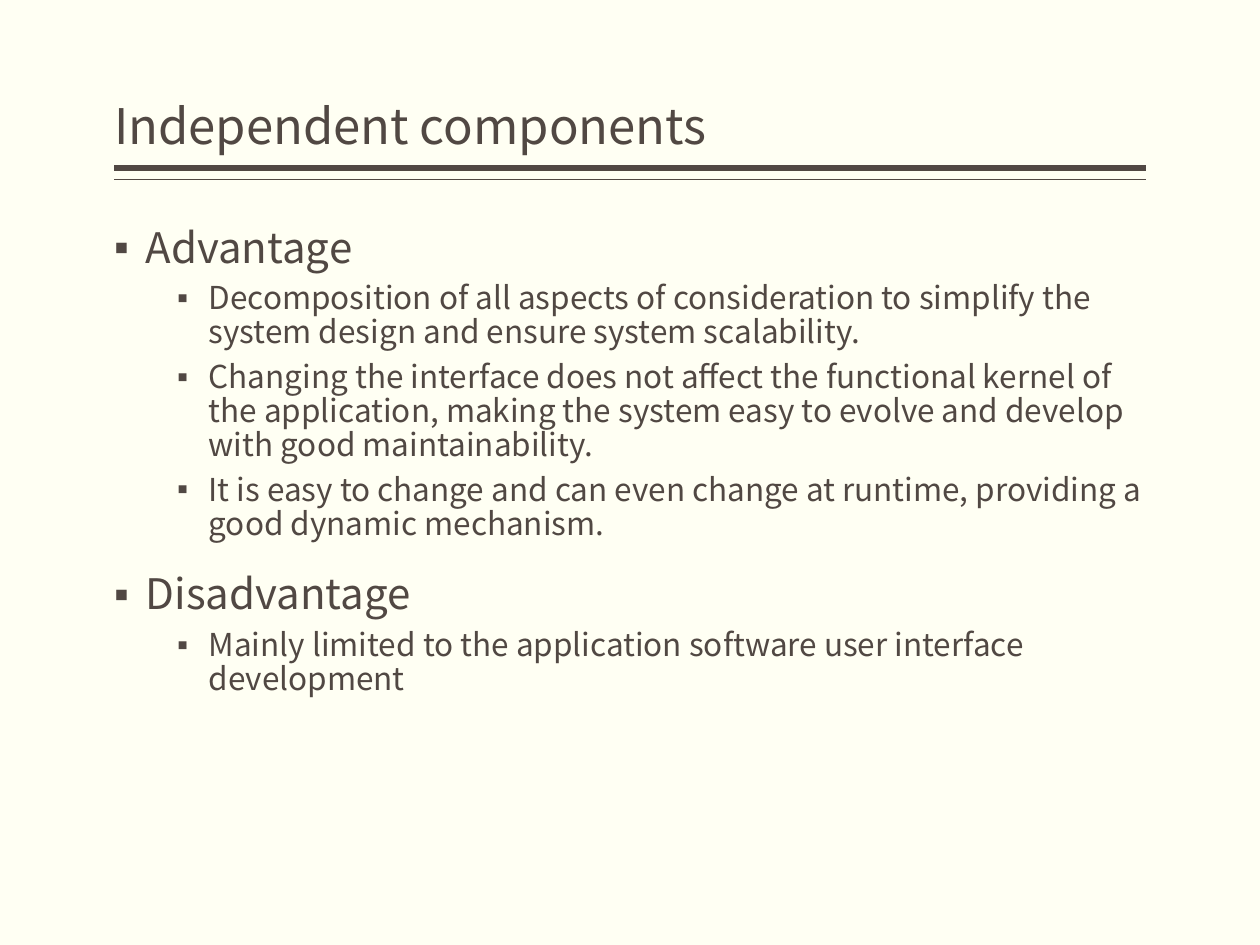
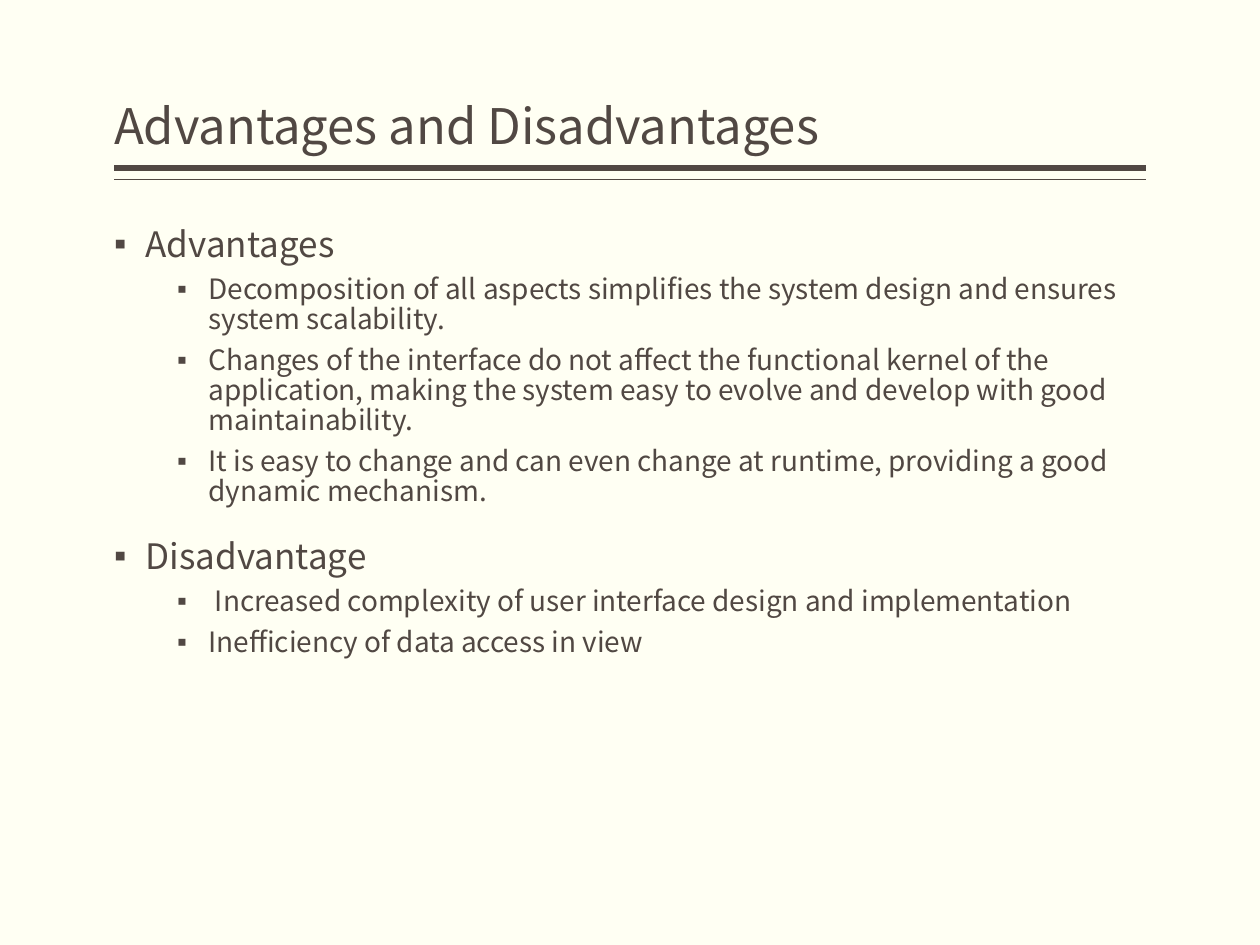
Before and after one commit to bonkboykz/jz81.github.io, a slide deck: slide 36 of course/sa/LectureNotes/(Spring2018)Lecture3.pptx. Drawn at 1260x945 pixels with LibreOffice and Linux fonts; fonts in the diff are those of the drawing. Boxes give left, top, right and bottom in pixels: in the first picture for what was removed or moved away, otherwise in the second. Text is boxed around its words. In the diff, an @@ line names an element or a change of style, - is before the commit and + after.

```diff
--- a/course/sa/LectureNotes/(Spring2018)Lecture3.pptx
+++ b/course/sa/LectureNotes/(Spring2018)Lecture3.pptx
@@ title at (114, 105, 820, 157): text changed @@
-Independent components
+Advantages and Disadvantages
@@ text at (146, 229, 1117, 437): text changed; size 18 to 16 pt @@
-▪ Advantage
-  ▪ Decomposition of all aspects of consideration to simplify the system design and ensure system scalability.
-  ▪ Changing the interface does not affect the functional kernel of the application, making the system easy to evolve and develop with good maintainability.
+▪ Advantages
+  ▪ Decomposition of all aspects simplifies the system design and ensures system scalability.
+  ▪ Changes of the interface do not affect the functional kernel of the application, making the system easy to evolve and develop with good maintainability.
@@ text at (146, 448, 1107, 578): size 18 to 16 pt in "It is easy to change and can ..."; size 24 to 20 pt in "Disadvantage" @@
@@ text at (209, 588, 1071, 659): text changed; size 18 to 16 pt @@
-  ▪ Mainly limited to the application software user interface development
+  ▪ Increased complexity of user interface design and implementation
+  ▪ Inefficiency of data access in view
```
Also in this commit, not shown: 3 other files.
